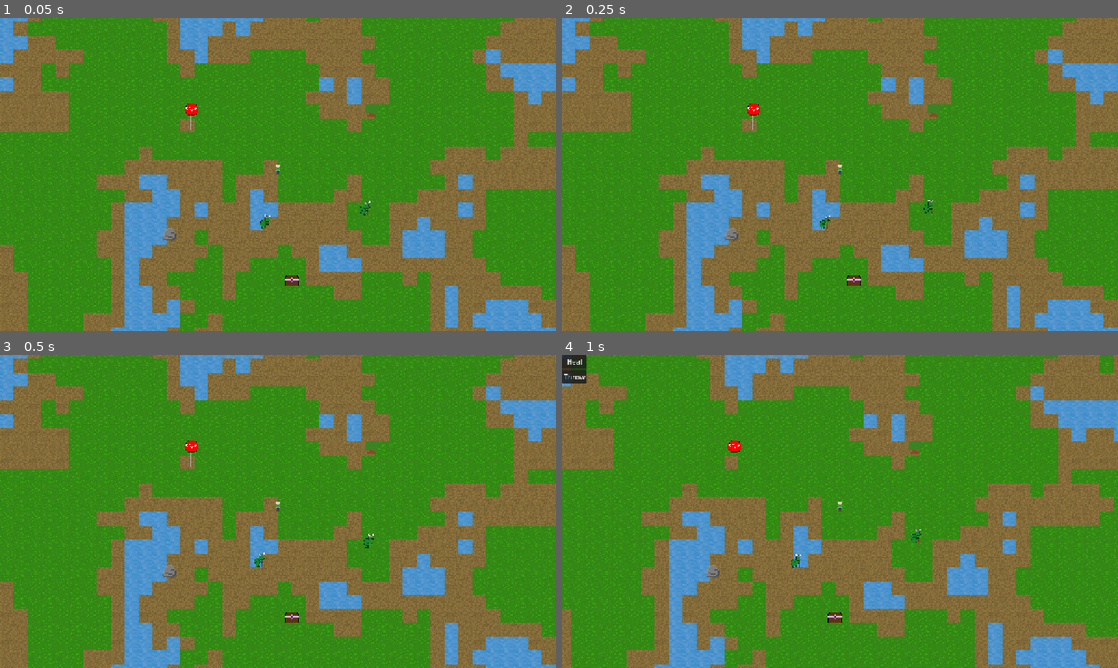
Above: before the commit, frames 1-4 (two rows, left to right).
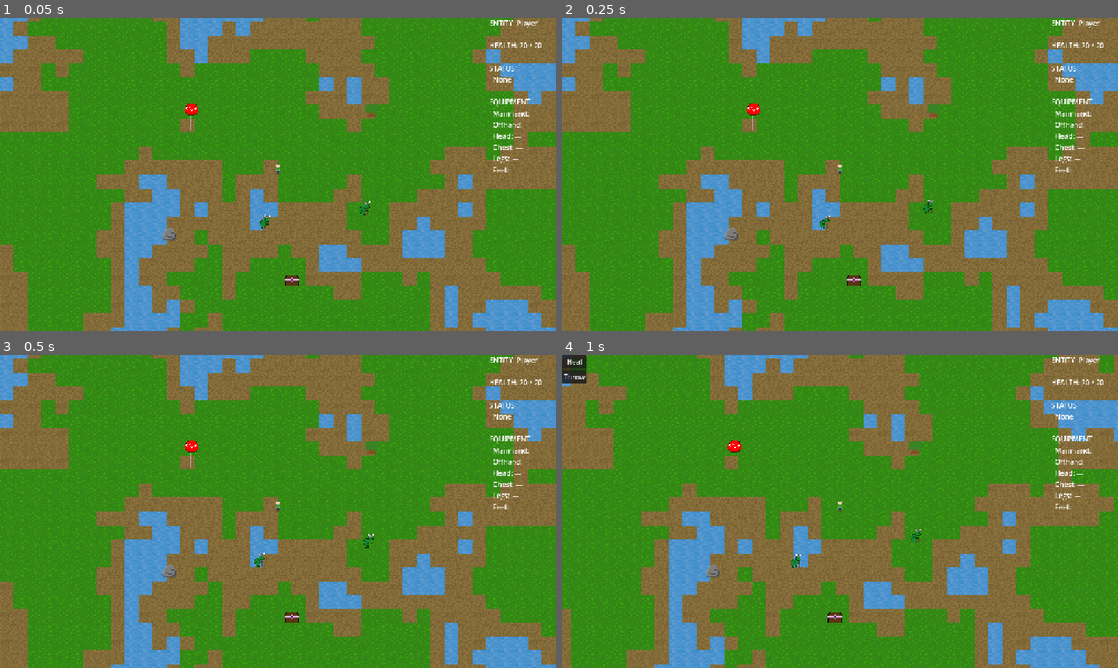
Above: after the commit, the same moments.

Repository: Drewpicus/2dPractice
Game: Godot game, scene res://Scenes/main.tscn
Two runs of this game, one before a commit and one after it. Both use one fixed random seed, a clock stepped at 60 frames per second and the inputs below. This scene is started directly instead of the project's main scene.
Inputs (mouse positions are in pixels of both pictures, inside the frame that each line leads up to):
- Up to frame 1 (0.05 s): no input
- Up to frame 2 (0.25 s): no input
- Up to frame 3 (0.5 s): no input
- Up to frame 4 (1 s): move the mouse to (962, 495) at 0.52 s; hold D (move_right) from 0.53 s (still down); hold E (abilities) from 0.53 s (still down)

The runs differ from the first frame. In frame 1, 0.6% of the frame differs, in the area x 88-98%, y 0-50%; in frame 2, 0.6%; in frame 3, 0.6%; in frame 4, 0.6%.

Commit message:
debug hud

Diff:
--- a/Data/Entities/player.json
+++ b/Data/Entities/player.json
@@ -29,7 +29,7 @@
 		{
 			"component_id": "base:health",
 			"parameters": {
-				"max_health": 10
+				"max_health": 20
 			}
 		},
 		{
--- a/Scenes/main.tscn
+++ b/Scenes/main.tscn
@@ -14,6 +14,7 @@
 [ext_resource type="Script" uid="uid://cvma3cseekwy3" path="res://Scripts/UI/inspect_window.gd" id="13_fdnlq"]
 [ext_resource type="Script" uid="uid://cinxuuh06ilsq" path="res://Scripts/UI/ability_menu.gd" id="14_wsu2k"]
 [ext_resource type="Script" uid="uid://r54bxxup4g72" path="res://Scripts/UI/ability_targeting.gd" id="15_k12tt"]
+[ext_resource type="Script" uid="uid://kmdc0wen7b52" path="res://Scripts/UI/debug_hud.gd" id="17_h1bgf"]
 [ext_resource type="Script" uid="uid://du6k7n4fgllb6" path="res://Scripts/UI/interaction_menu.gd" id="21_o1aky"]
 [ext_resource type="Script" uid="uid://cpefuibv0hxx" path="res://Scripts/UI/inventory_menu.gd" id="22_kwxat"]
 
@@ -148,3 +149,13 @@
 
 [node name="AbilityTargeting" type="Node" parent="UI" unique_id=1299858218]
 script = ExtResource("15_k12tt")
+
+[node name="DebugHUD" type="Label" parent="UI" unique_id=1216160275]
+anchors_preset = 1
+anchor_left = 1.0
+anchor_right = 1.0
+offset_left = -154.0
+offset_right = -10.0
+offset_bottom = 323.0
+grow_horizontal = 0
+script = ExtResource("17_h1bgf")
--- /dev/null
+++ b/Scripts/UI/debug_hud.gd
@@ -0,0 +1,145 @@
+extends Label
+class_name DebugHUD
+
+
+@onready var game_world: GameWorld = $"../../GameWorld"
+
+
+func _process(_delta: float) -> void:
+	var entity := game_world.get_locally_controlled_entity()
+
+	if not entity:
+		text = "No controlled entity"
+		return
+
+	var lines: Array[String] = []
+
+	lines.append(
+		"ENTITY: %s" % entity.entity_name
+	)
+
+	_add_health(lines, entity)
+	_add_statuses(lines, entity)
+	_add_equipment(lines, entity)
+
+	text = "\n".join(lines)
+
+
+func _add_health(
+	lines: Array[String],
+	entity: Entity
+) -> void:
+	var health := entity.get_component(
+		&"base:health"
+	) as HealthComponent
+
+	lines.append("")
+
+	if not health:
+		lines.append("HEALTH: —")
+		return
+
+	lines.append(
+		"HEALTH: %d / %d"
+		% [
+			health.health,
+			health.max_health
+		]
+	)
+
+
+func _add_statuses(
+	lines: Array[String],
+	entity: Entity
+) -> void:
+	lines.append("")
+	lines.append("STATUS")
+
+	var status := entity.get_component(
+		&"base:status"
+	) as StatusComponent
+
+	if not status or status.effects.is_empty():
+		lines.append("  None")
+		return
+
+	for effect in status.effects:
+		if not effect:
+			continue
+
+		var effect_name := _pretty_id(
+			effect.effect_id
+		)
+
+		if effect.duration < 0.0:
+			lines.append(
+				"  %s — indefinite"
+				% effect_name
+			)
+		else:
+			lines.append(
+				"  %s — %s ticks"
+				% [
+					effect_name,
+					str(effect.duration)
+				]
+			)
+
+
+func _add_equipment(
+	lines: Array[String],
+	entity: Entity
+) -> void:
+	lines.append("")
+	lines.append("EQUIPMENT")
+
+	var equipment := entity.get_component(
+		&"base:equipment"
+	) as EquipmentComponent
+
+	if not equipment:
+		lines.append("  None")
+		return
+
+	for slot_value in equipment.slots:
+		var slot := StringName(slot_value)
+
+		var item := equipment.get_equipment(
+			slot
+		)
+
+		var item_name := "—"
+
+		if item:
+			item_name = item.item_name
+
+			if item_name.is_empty():
+				item_name = _pretty_id(
+					item.item_id
+				)
+
+		lines.append(
+			"  %s: %s"
+			% [
+				String(slot).capitalize(),
+				item_name
+			]
+		)
+
+
+func _pretty_id(
+	id: StringName
+) -> String:
+	var id_string := String(id)
+
+	var colon_index := id_string.find(":")
+
+	if colon_index >= 0:
+		id_string = id_string.substr(
+			colon_index + 1
+		)
+
+	return id_string.replace(
+		"_",
+		" "
+	).capitalize()
Not shown, added: Scripts/UI/debug_hud.gd.uid
